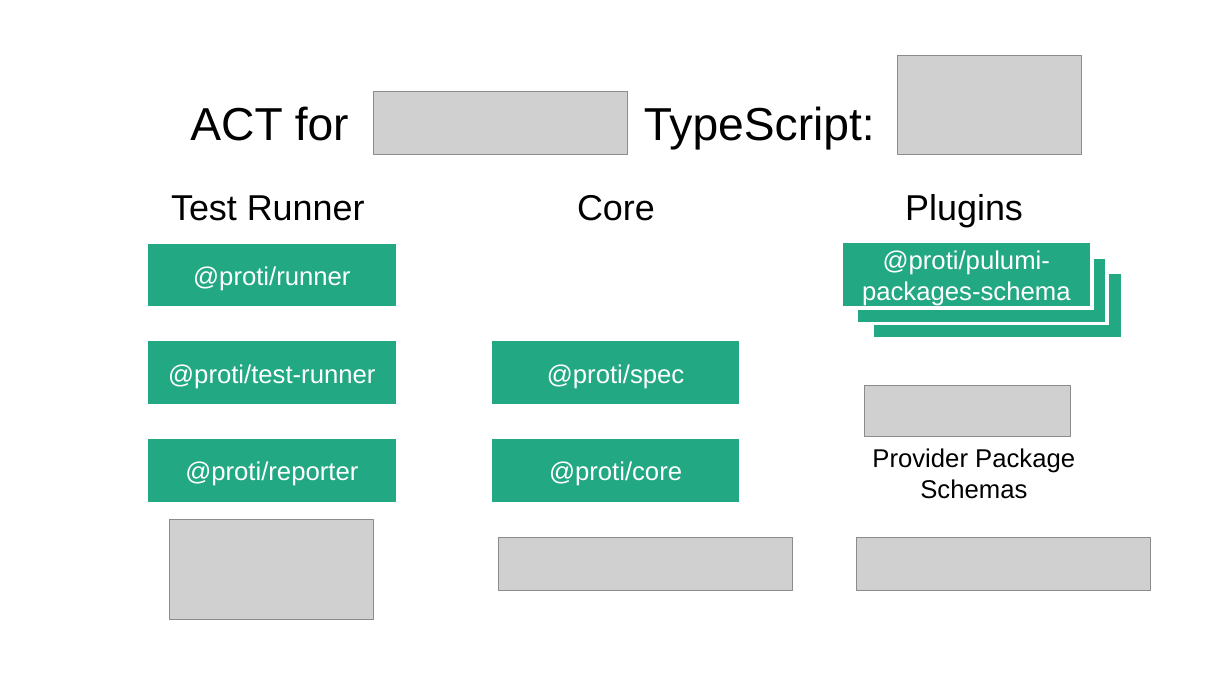
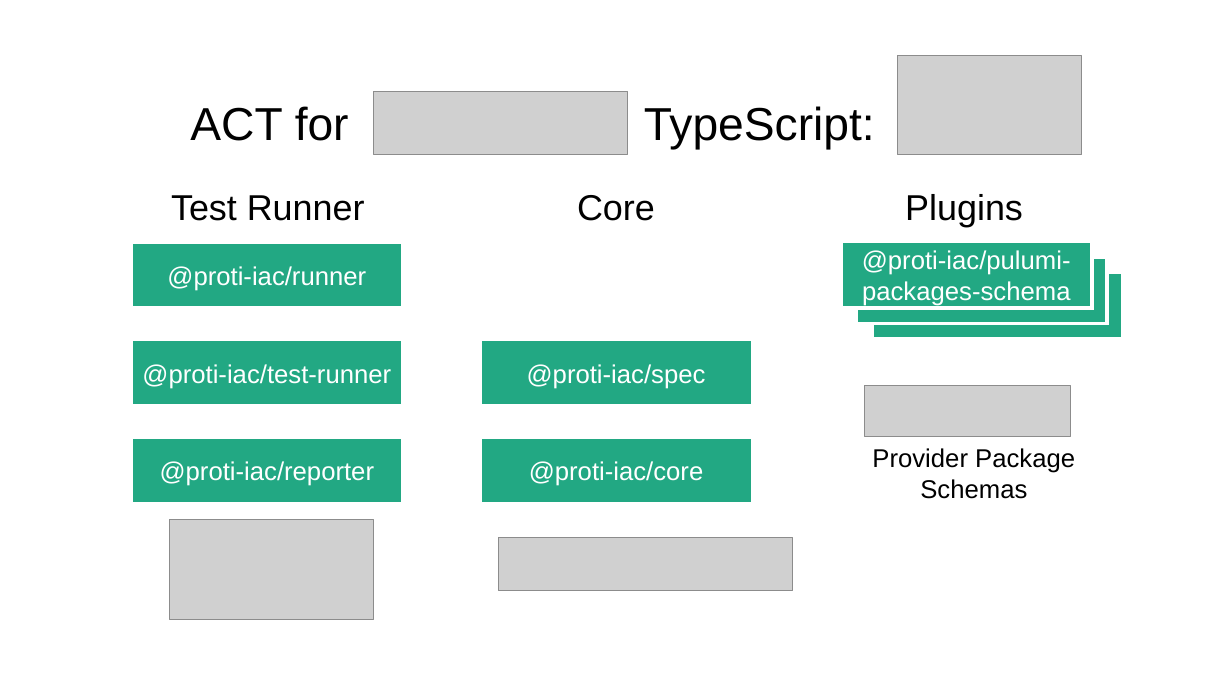
Before and after one commit to proti-iac/proti-iac.github.io, a slide deck: slide 4 of assets/img/slides.pptx. Drawn at 1232x693 pixels with LibreOffice and Linux fonts; fonts in the diff are those of the drawing; grey boxes stand for pictures. Boxes give left, top, right and bottom in pixels: in the first picture for what was removed or moved away, otherwise in the second. Text is boxed around its words. In the diff, an @@ line names an element or a change of style, - is before the commit and + after.

Commit message:
Update package names in image

```diff
--- a/assets/img/slides.pptx
+++ b/assets/img/slides.pptx
@@ rectangle "@proti-iac/runner": place and size @@
-rectangle "@proti-iac/runner" at [146,242,397,309]
+rectangle "@proti-iac/runner" at [130,242,403,309]
@@ text in rectangle at [167,266,366,291]: text changed @@
-@proti/runner
+@proti-iac/runner
@@ text in rectangle at [862,250,1071,306]: text changed @@
-@proti/pulumi-packages-schema
+@proti-iac/pulumi-packages-schema
@@ rectangle "@proti-iac/test-runner": place and size @@
-rectangle "@proti-iac/test-runner" at [146,339,397,406]
+rectangle "@proti-iac/test-runner" at [130,339,403,406]
@@ rectangle "@proti-iac/spec": place and size @@
-rectangle "@proti-iac/spec" at [490,339,741,406]
+rectangle "@proti-iac/spec" at [480,339,752,406]
@@ text in rectangle at [142,364,391,389]: text changed @@
-@proti/test-runner
+@proti-iac/test-runner
@@ text in rectangle at [527,364,706,389]: text changed @@
-@proti/spec
+@proti-iac/spec
@@ rectangle "@proti-iac/reporter": place and size @@
-rectangle "@proti-iac/reporter" at [146,437,397,504]
+rectangle "@proti-iac/reporter" at [130,437,403,504]
@@ rectangle "@proti-iac/core": place and size @@
-rectangle "@proti-iac/core" at [490,437,741,504]
+rectangle "@proti-iac/core" at [480,437,752,504]
@@ text in rectangle at [160,461,374,486]: text changed @@
-@proti/reporter
+@proti-iac/reporter
@@ text in rectangle at [529,461,703,486]: text changed @@
-@proti/core
+@proti-iac/core
@@ picture removed at [857,538,1152,592] @@
```
Also in this commit, not shown: 1 other file.
